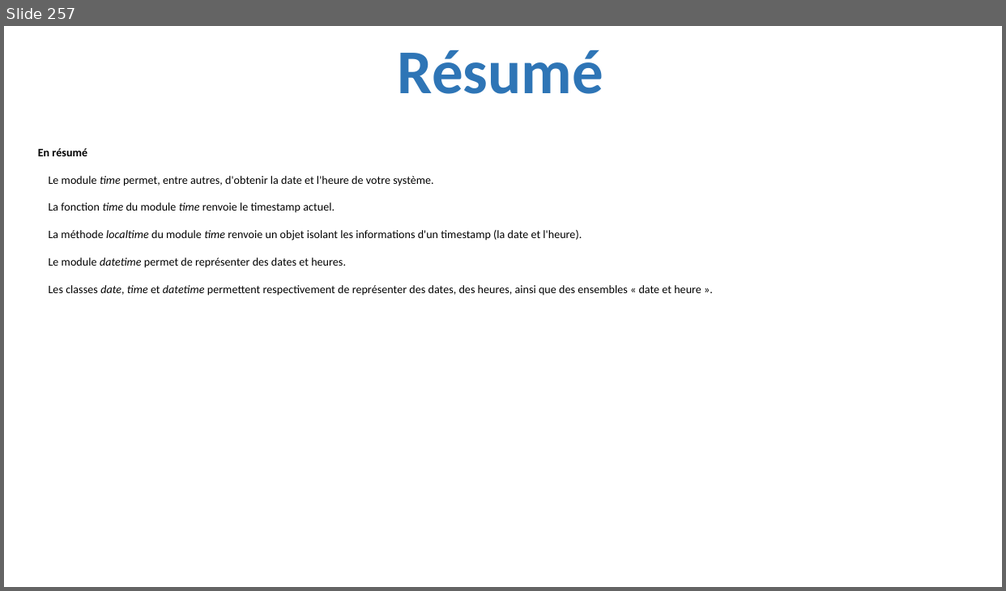
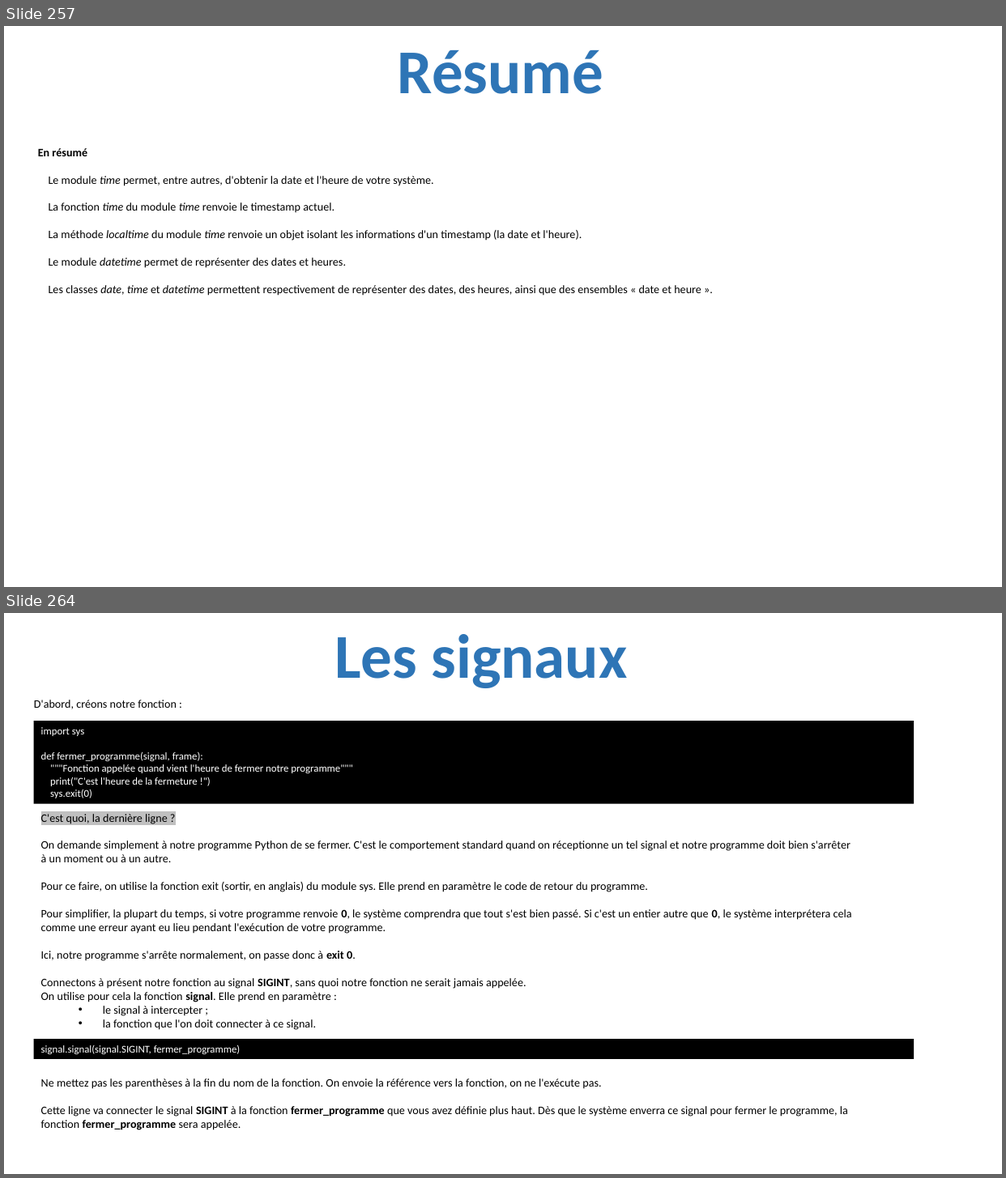
Before and after one commit to julienPalleau/PythonDoc, a slide deck: Python-resume.pptx. Shown one above the other, each under a label of ours: slide 257 before the commit, slides 257 and 264 after it; the slides between them are not shown. The pictures are 1006x591 and 1006x1178 pixels, drawn with LibreOffice and Linux fonts; fonts in the diff are those of the drawing. Boxes give left, top, right and bottom in pixels: in the first picture for what was removed or moved away, otherwise in the second. Text is boxed around its words. In the diff, an @@ line names an element or a change of style, - is before the commit and + after.

```diff
--- a/Python-resume.pptx
+++ b/Python-resume.pptx
@@ slide 264 added at bbox=[4, 613, 1002, 1174], background #FFFFFF @@
@@ title added at bbox=[334, 634, 628, 688], 60 pt, text #2E75B6, bold @@
+Les signaux
@@ text added at bbox=[34, 700, 177, 709], 11 pt, text #000000 @@
+D'abord, créons notre fonction :
@@ rectangle added at bbox=[34, 721, 914, 804], fill #000000, 10 pt, text #FFFFFF @@
+import sys
+def fermer_programme(signal, frame):
+"""Fonction appelée quand vient l'heure de fermer notre programme"""
+print("C'est l'heure de la fermeture !")
+sys.exit(0)
@@ text added at bbox=[41, 814, 852, 1030], 11 pt, text #000000 @@
+C'est quoi, la dernière ligne ?
+On demande simplement à notre programme Python de se fermer. C'est le comportement standard quand on réceptionne un tel signal et notre programme doit bien s'arrêter à un moment ou à un autre.
+Pour ce faire, on utilise la fonction exit (sortir, en anglais) du module sys. Elle prend en paramètre le code de retour du programme.
+Pour simplifier, la plupart du temps, si votre programme renvoie 0, le système comprendra que tout s'est bien passé. Si c'est un entier autre que 0, le système interprétera cela comme une erreur ayant eu lieu pendant l'exécution de votre programme.
+Ici, notre programme s'arrête normalement, on passe donc à exit 0.
+Connectons à présent notre fonction au signal SIGINT, sans quoi notre fonction ne serait jamais appelée.
+On utilise pour cela la fonction signal. Elle prend en paramètre :
+  • le signal à intercepter ;
+  • la fonction que l'on doit connecter à ce signal.
@@ rectangle added at bbox=[34, 1039, 914, 1059], fill #000000, 10 pt, text #FFFFFF @@
+signal.signal(signal.SIGINT, fermer_programme)
@@ text added at bbox=[41, 1079, 848, 1131], 11 pt, text #000000 @@
+Ne mettez pas les parenthèses à la fin du nom de la fonction. On envoie la référence vers la fonction, on ne l'exécute pas.
+Cette ligne va connecter le signal SIGINT à la fonction fermer_programme que vous avez définie plus haut. Dès que le système enverra ce signal pour fermer le programme, la fonction fermer_programme sera appelée.
```
Also in this commit, not shown: 20 other slides added.
